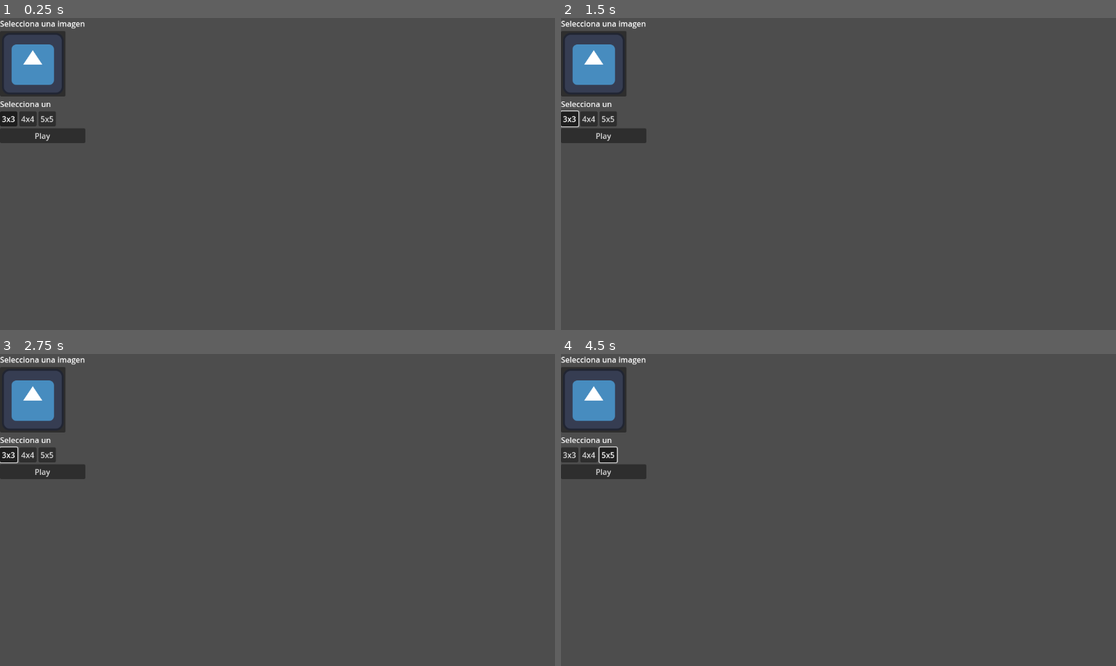
Above: before the commit, frames 1-4 (two rows, left to right).
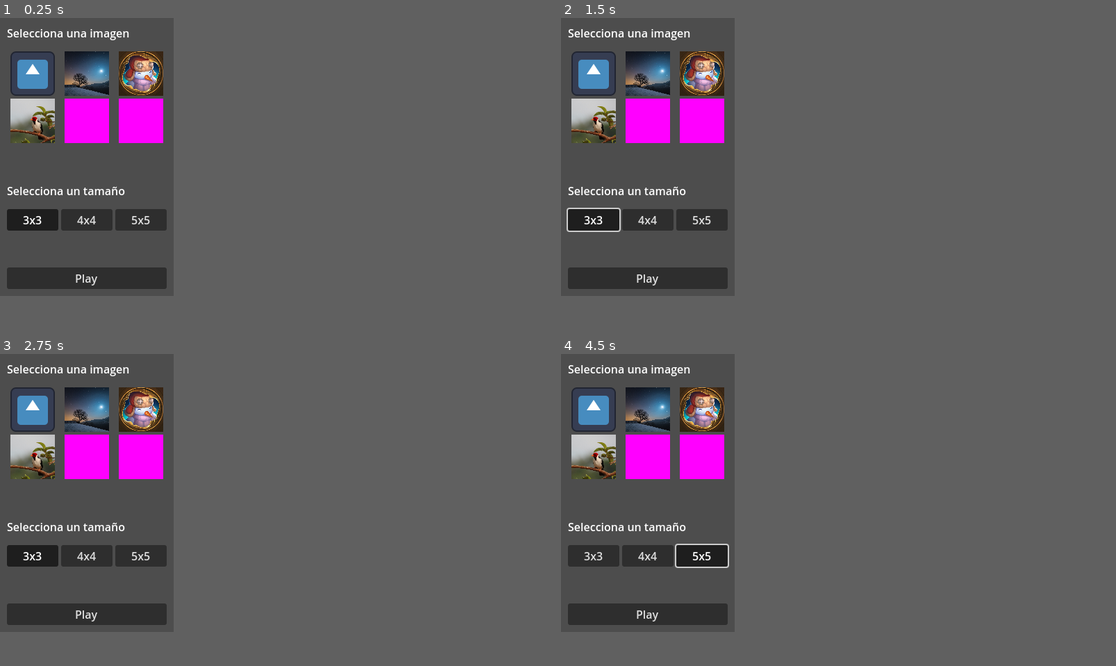
Above: after the commit, the same moments.

Repository: MaycolMont/SlidePuzzle
Game: Godot game, scene res://scenes/main.tscn
The game is run twice, just before and just after one commit, with the same random seed, the same clock (stepped at 60 frames per second) and the same inputs. The project has no main scene, so this scene is started directly.
Inputs (mouse positions are in pixels of both pictures, inside the frame that each line leads up to):
- Up to frame 1 (0.25 s): no input
- Up to frame 2 (1.5 s): click (666, 80) at 0.52 s; click "3x3" at 1.25 s
- Up to frame 3 (2.75 s): click (277, 416) at 2.02 s
- Up to frame 4 (4.5 s): click "4x4" at 2.75 s; click (1010, 416) at 3.52 s; click "5x5" at 4.25 s
In our replay, the window is 799x449 before the commit and 250x400 after it. These sizes can differ from the game's own. Grey fills any space a smaller window leaves; there, only what the larger window draws over its background counts as a difference.

The runs differ from the first frame. In frame 1, 11% of the frame differs, in the area x 0-31%, y 0-87%; in frame 2, 12%; in frame 3, 11%; in frame 4, 12%.

Commit message:
proportinal menu

Diff:
--- a/project.godot
+++ b/project.godot
@@ -18,6 +18,11 @@
 
 Global="*res://autoloads/global.gd"
 
+[display]
+
+window/size/viewport_width=250
+window/size/viewport_height=400
+
 [rendering]
 
 renderer/rendering_method="gl_compatibility"
--- a/scenes/game.tscn
+++ b/scenes/game.tscn
@@ -5,7 +5,7 @@
 [ext_resource type="Texture2D" uid="uid://cj4661154yppa" path="res://icon.svg" id="3_f707q"]
 [ext_resource type="PackedScene" uid="uid://bx78gd70gbhiu" path="res://scenes/time_label.tscn" id="4_ox6at"]
 
-[node name="Game" type="Control" node_paths=PackedStringArray("texture_preview", "timer_label")]
+[node name="Game" type="Control" node_paths=PackedStringArray("texture_preview", "time_label")]
 layout_mode = 3
 anchors_preset = 15
 anchor_right = 1.0
@@ -16,23 +16,36 @@
 script = ExtResource("1_hqe0d")
 texture_preview = NodePath("VBoxContainer/HBoxContainer/Preview")
 board_scene = ExtResource("2_l131m")
-timer_label = NodePath("VBoxContainer/HBoxContainer/TimeLabel")
+time_label = NodePath("VBoxContainer/HBoxContainer/TimeLabel")
 
 [node name="VBoxContainer" type="VBoxContainer" parent="."]
-layout_mode = 0
-offset_right = 40.0
-offset_bottom = 40.0
+layout_mode = 1
+anchors_preset = 15
+anchor_right = 1.0
+anchor_bottom = 1.0
+grow_horizontal = 2
+grow_vertical = 2
+theme_override_constants/separation = 15
 
 [node name="HBoxContainer" type="HBoxContainer" parent="VBoxContainer"]
 layout_mode = 2
+size_flags_vertical = 0
 
 [node name="Preview" type="TextureRect" parent="VBoxContainer/HBoxContainer"]
+custom_minimum_size = Vector2(0, 64)
 layout_mode = 2
+size_flags_horizontal = 3
 texture = ExtResource("3_f707q")
+expand_mode = 1
+stretch_mode = 4
 
 [node name="TimeLabel" parent="VBoxContainer/HBoxContainer" instance=ExtResource("4_ox6at")]
 layout_mode = 2
+size_flags_horizontal = 3
+horizontal_alignment = 2
 label_text = "Time"
 
 [node name="PanelContainer" type="PanelContainer" parent="VBoxContainer"]
 layout_mode = 2
+size_flags_horizontal = 4
+size_flags_vertical = 6
--- a/scenes/select_menu.tscn
+++ b/scenes/select_menu.tscn
@@ -1,7 +1,12 @@
-[gd_scene load_steps=3 format=3 uid="uid://bqv0xyaso7wtu"]
+[gd_scene load_steps=6 format=3 uid="uid://bqv0xyaso7wtu"]
 
 [ext_resource type="Script" path="res://scripts/select_menu.gd" id="1_w405w"]
+[ext_resource type="ButtonGroup" uid="uid://ctfh50wu35es2" path="res://UI/images_group.tres" id="2_nklkf"]
 [ext_resource type="ButtonGroup" uid="uid://j754w72ov5a2" path="res://UI/size_group.tres" id="3_fh65o"]
+
+[sub_resource type="PlaceholderTexture2D" id="PlaceholderTexture2D_qeqst"]
+
+[sub_resource type="Theme" id="Theme_4qqln"]
 
 [node name="SelectMenu" type="Control"]
 layout_mode = 3
@@ -11,58 +16,138 @@
 grow_horizontal = 2
 grow_vertical = 2
 
-[node name="MainContainer" type="VBoxContainer" parent="."]
-layout_mode = 0
-offset_right = 40.0
-offset_bottom = 40.0
+[node name="MarginContainer" type="MarginContainer" parent="." node_paths=PackedStringArray("button_size")]
+clip_contents = true
+layout_mode = 1
+offset_right = 250.0
+offset_bottom = 400.0
+size_flags_vertical = 4
+theme_override_constants/margin_left = 10
+theme_override_constants/margin_top = 10
+theme_override_constants/margin_right = 10
+theme_override_constants/margin_bottom = 10
 script = ExtResource("1_w405w")
+button_size = NodePath("MainContainer/VBoxContainer2/SizeSelector/Button")
 
-[node name="VBoxContainer" type="VBoxContainer" parent="MainContainer"]
+[node name="MainContainer" type="VBoxContainer" parent="MarginContainer"]
 layout_mode = 2
+theme_override_constants/separation = 15
 
-[node name="Label" type="Label" parent="MainContainer/VBoxContainer"]
+[node name="VBoxContainer" type="VBoxContainer" parent="MarginContainer/MainContainer"]
+layout_mode = 2
+size_flags_vertical = 3
+size_flags_stretch_ratio = 2.0
+theme_override_constants/separation = 15
+
+[node name="Label" type="Label" parent="MarginContainer/MainContainer/VBoxContainer"]
 layout_mode = 2
 text = "Selecciona una imagen"
 
-[node name="HBoxContainer" type="HBoxContainer" parent="MainContainer/VBoxContainer"]
-layout_mode = 2
-
-[node name="ImagesSelector" type="GridContainer" parent="MainContainer/VBoxContainer/HBoxContainer"]
+[node name="ImagesSelector" type="GridContainer" parent="MarginContainer/MainContainer/VBoxContainer"]
 unique_name_in_owner = true
 layout_mode = 2
 columns = 3
 
-[node name="VBoxContainer2" type="VBoxContainer" parent="MainContainer"]
+[node name="Button" type="TextureButton" parent="MarginContainer/MainContainer/VBoxContainer/ImagesSelector"]
+custom_minimum_size = Vector2(64, 64)
 layout_mode = 2
+size_flags_horizontal = 6
+toggle_mode = true
+button_pressed = true
+button_group = ExtResource("2_nklkf")
+texture_normal = SubResource("PlaceholderTexture2D_qeqst")
+ignore_texture_size = true
+stretch_mode = 4
 
-[node name="Label" type="Label" parent="MainContainer/VBoxContainer2"]
+[node name="Button2" type="TextureButton" parent="MarginContainer/MainContainer/VBoxContainer/ImagesSelector"]
+custom_minimum_size = Vector2(64, 64)
 layout_mode = 2
-text = "Selecciona un "
+size_flags_horizontal = 6
+toggle_mode = true
+button_group = ExtResource("2_nklkf")
+texture_normal = SubResource("PlaceholderTexture2D_qeqst")
+ignore_texture_size = true
+stretch_mode = 4
 
-[node name="SizeSelector" type="HBoxContainer" parent="MainContainer/VBoxContainer2"]
+[node name="Button3" type="TextureButton" parent="MarginContainer/MainContainer/VBoxContainer/ImagesSelector"]
+custom_minimum_size = Vector2(64, 64)
 layout_mode = 2
+size_flags_horizontal = 6
+toggle_mode = true
+button_group = ExtResource("2_nklkf")
+texture_normal = SubResource("PlaceholderTexture2D_qeqst")
+ignore_texture_size = true
+stretch_mode = 4
 
-[node name="Button" type="Button" parent="MainContainer/VBoxContainer2/SizeSelector"]
+[node name="Button4" type="TextureButton" parent="MarginContainer/MainContainer/VBoxContainer/ImagesSelector"]
+custom_minimum_size = Vector2(64, 64)
 layout_mode = 2
+size_flags_horizontal = 6
+toggle_mode = true
+button_group = ExtResource("2_nklkf")
+texture_normal = SubResource("PlaceholderTexture2D_qeqst")
+ignore_texture_size = true
+stretch_mode = 4
+
+[node name="Button5" type="TextureButton" parent="MarginContainer/MainContainer/VBoxContainer/ImagesSelector"]
+custom_minimum_size = Vector2(64, 64)
+layout_mode = 2
+size_flags_horizontal = 6
+toggle_mode = true
+button_group = ExtResource("2_nklkf")
+texture_normal = SubResource("PlaceholderTexture2D_qeqst")
+ignore_texture_size = true
+stretch_mode = 4
+
+[node name="Button6" type="TextureButton" parent="MarginContainer/MainContainer/VBoxContainer/ImagesSelector"]
+custom_minimum_size = Vector2(64, 64)
+layout_mode = 2
+size_flags_horizontal = 6
+toggle_mode = true
+button_group = ExtResource("2_nklkf")
+texture_normal = SubResource("PlaceholderTexture2D_qeqst")
+ignore_texture_size = true
+stretch_mode = 4
+
+[node name="VBoxContainer2" type="VBoxContainer" parent="MarginContainer/MainContainer"]
+layout_mode = 2
+size_flags_vertical = 3
+theme = SubResource("Theme_4qqln")
+theme_override_constants/separation = 15
+
+[node name="Label" type="Label" parent="MarginContainer/MainContainer/VBoxContainer2"]
+layout_mode = 2
+text = "Selecciona un tamaño"
+
+[node name="SizeSelector" type="HBoxContainer" parent="MarginContainer/MainContainer/VBoxContainer2"]
+layout_mode = 2
+alignment = 1
+
+[node name="Button" type="Button" parent="MarginContainer/MainContainer/VBoxContainer2/SizeSelector"]
+layout_mode = 2
+size_flags_horizontal = 3
 toggle_mode = true
 button_pressed = true
 button_group = ExtResource("3_fh65o")
 text = "3x3"
 
-[node name="Button2" type="Button" parent="MainContainer/VBoxContainer2/SizeSelector"]
+[node name="Button2" type="Button" parent="MarginContainer/MainContainer/VBoxContainer2/SizeSelector"]
 layout_mode = 2
+size_flags_horizontal = 3
 toggle_mode = true
 button_group = ExtResource("3_fh65o")
 text = "4x4"
 
-[node name="Button3" type="Button" parent="MainContainer/VBoxContainer2/SizeSelector"]
+[node name="Button3" type="Button" parent="MarginContainer/MainContainer/VBoxContainer2/SizeSelector"]
 layout_mode = 2
+size_flags_horizontal = 3
 toggle_mode = true
 button_group = ExtResource("3_fh65o")
 text = "5x5"
 
-[node name="PlayButton" type="Button" parent="MainContainer"]
+[node name="PlayButton" type="Button" parent="MarginContainer/MainContainer"]
 layout_mode = 2
+size_flags_vertical = 8
 text = "Play"
 
-[connection signal="pressed" from="MainContainer/PlayButton" to="MainContainer" method="_on_play_button_pressed"]
+[connection signal="pressed" from="MarginContainer/MainContainer/PlayButton" to="MarginContainer" method="_on_play_button_pressed"]
--- a/scripts/board.gd
+++ b/scripts/board.gd
@@ -8,7 +8,6 @@
 ---------
 size
 	size of the board
-
 """
 
 signal solved(number_of_movements)
@@ -97,9 +96,9 @@
 	number_of_movements += 1
 	points += correct_moved
 	free_position = preview_position
-	print(points)
 	if points == total_pieces:
 		solved.emit(number_of_movements)
+		print_debug('board solved')
 
 func _on_piece_tried_move(piece: Piece):
 	var piece_position = piece.current_position
--- a/scripts/game.gd
+++ b/scripts/game.gd
@@ -2,23 +2,24 @@
 
 @export var texture_preview : TextureRect
 @export var board_scene : PackedScene
-@export var timer_label : Label
+@export var time_label : Label
 
 func _ready():
 	_set_board()
 	_set_image_preview()
-	timer_label.start()
+	time_label.start()
 
 func _set_image_preview():
 	texture_preview.texture = Global.texture_resource
-	texture_preview.scale = Vector2.ONE * 0.5
 
 func _set_board():
 	var board = board_scene.instantiate()
 	board.size = Vector2.ONE * 128
 	board.texture = Global.texture_resource
 	board.pieces_range = Vector2i.ONE * Global.grid_size
+	board.solved.connect(_on_board_solved)
 	$VBoxContainer/PanelContainer.add_child(board)
 
 func _on_board_solved(number_of_movements):
-	print($VBoxContainer/HBoxContainer/TimeLabel.time_text)
+	time_label.stop()
+	print_debug($VBoxContainer/HBoxContainer/TimeLabel.time_text)
--- a/scripts/select_menu.gd
+++ b/scripts/select_menu.gd
@@ -1,30 +1,34 @@
-extends VBoxContainer
+extends MarginContainer
 
 @onready var images_container = %ImagesSelector
 var images_path : String = 'res://assets/sprites/images/'
 var image_group : ButtonGroup = load('res://UI/images_group.tres')
 
-@onready var button_size : Button = $VBoxContainer2/SizeSelector/Button
+@export var button_size : Button
 
 func _ready():
 	_set_options(images_container, images_path, image_group)
 
 func _set_options(options_container, path, button_group):
 	var file_names = DirAccess.get_files_at(path)
-	file_names = _filter_files(file_names, 'svg')
+	file_names = _filter_files(file_names)
 	var textures_resources = _get_texture_resources(file_names)
-	_generate_buttons(options_container, textures_resources, button_group)
+	_generate_buttons(options_container, textures_resources)
 
-func _generate_buttons(buttons_container, texture_resources : Array, button_group):
+func _generate_buttons(buttons_container, texture_resources : Array):
+	var image_buttons = images_container.get_children()
+	var i = 0
 	for texture_resource in texture_resources:
-		var button = _create_button(button_group, texture_resource)
-		buttons_container.add_child(button)
+		var image_button = image_buttons[i] as TextureButton
+		image_button.texture_normal = texture_resource
+		i += 1
 
 func _create_button(button_group, texture_resource):
 	var button = Button.new()
 	button.button_group = button_group
 	button.icon = texture_resource
 	button.toggle_mode = true
+	button.expand_icon
 	return button
 
 func _get_texture_resources(list_file_name: Array):
@@ -36,17 +40,18 @@
 
 	return texture_resources
 
-func _filter_files(list_files: Array, type: String):
+func _filter_files(list_files: Array):
 	var files_path = []
+	var extensions = 'jpg,svg,png'.split(',')
 	for file_name in list_files:
-		if file_name.ends_with(type):
+		if file_name.get_extension() in extensions:
 			files_path.append(file_name)
 
 	return files_path
 
 func _on_play_button_pressed():
 	var button_image_pressed = image_group.get_pressed_button() as Button
-	Global.texture_resource = button_image_pressed.icon
+	Global.texture_resource = button_image_pressed.texture_normal
 
 	var button_size_pressed = button_size.button_group.get_pressed_button() as Button
 	Global.grid_size = int(button_size_pressed.text[0])
Binary file added: assets/sprites/images/linda_noche.jpg
Not shown, added: assets/sprites/images/linda_noche.jpg.import
Binary file added: assets/sprites/images/snowman.png
Not shown, added: assets/sprites/images/snowman.png.import
Binary file added: assets/sprites/images/weird_bird.jpg
Not shown, added: assets/sprites/images/weird_bird.jpg.import
